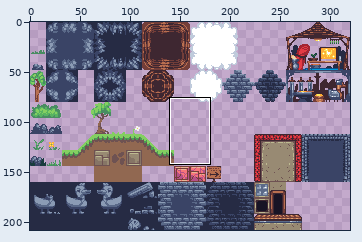
Edited in one commit: sprite sheet (assets/images/tiles/village.png). The first picture is a wide view before the edit; the outline marks the close-up.
Close-up. Earlier state:
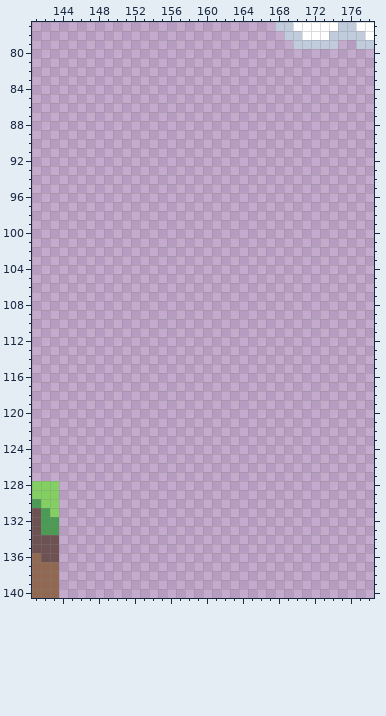
The file is 320x208 pixels. Shown: x 141..178, y 77..140.
The result:
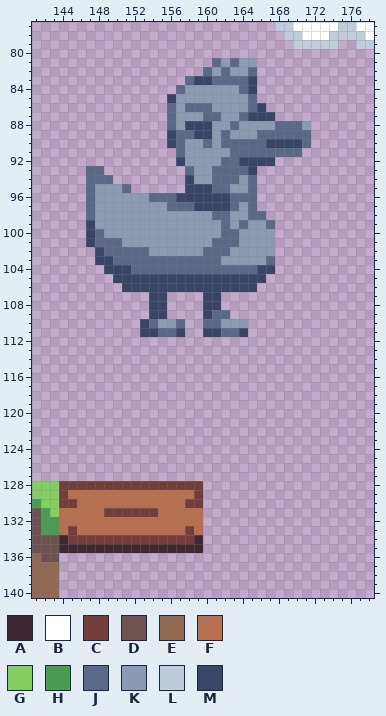
Palette (. is transparent): A #3e2731  B #ffffff  C #733e39  D #6e5252  E #916851  F #b86f50  G #84cf61  H #4b9b54  J #5a6988  K #8b9bb4  L #c0cbdc  M #3a4466
What changed:
Changed rows in their new state; - is an unchanged pixel.
first column x 147:
 81 --------------JKJKK------
 82 -------------JKJKKJ------
 83 -----------JMMJJJJM------
 84 ----------JKKKKKKJM------
 85 ---------MKKKKKKKKJ------
 86 ---------JKJJJKKKKJM-----
 87 ---------JKKKJJKKJMMM----
 88 ---------JKMMMKKJKKKKJJJK
 89 ---------MJJMMKJKKKJJJJJJ
 90 ---------MJKKJKJJJJJMMMMJ
 91 ----------JKKKKKJJJJJJJJ-
 92 ----------MKKKKJJMMMM----
 93 JJ---------JKKJJJJM------
 94 JJJ--------MKKJJJKJ------
 95 JKKKJ------MMMJJKKJ------
 96 JKKKKKKJJJMMMMMMJJJ------
 97 JKKKKKKKKJJJMMMMJKJ------
 98 JKKKKKKKKKKKKKJJKKJJ-----
 99 MKKKKKKKKKKKKKKJKJKKJ----
100 MJKKKKKKKKKKKKKJJKKKK----
101 MJJJKKKKKKKKKKJJJKKKK----
102 -MJJJJJKKKKKKJJJKKKKK----
103 -MMJJJJJJJJJJJJKKKKKJ----
104 --MMMJJJJJJJJJJJJJJMM----
105 ---MMMMMMMMMMMMMMMMM-----
106 ----MMMMMMMMMMMMMMM------
107 -------MM----MM----------
108 -------MM----MM----------
109 -------MM----MJJ---------
110 ------MJKKJ--JJKKK-------
111 ------MMJJM--MMJJM-------
first column x 144:
128 CCCCCCCCCCCCCCCC
129 CFFFFFFFFFFFFFFC
130 CCFFFFFFFFFFFFCC
131 FFFFFCCCCCCFFFFF
132 FFFFFFFFFFFFFFFF
133 FCFFFFFFFFFFFFCF
134 ACCCCCCCCCCCCCCA
135 AAAAAAAAAAAAAAAA
